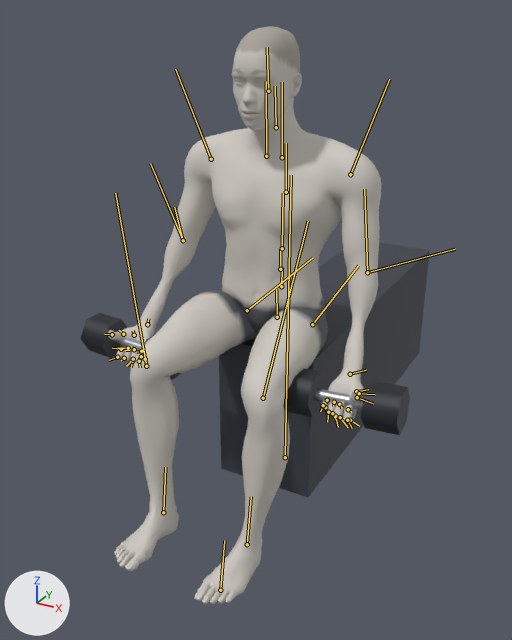
Two versions of the glTF model exports/seated-dumbbell-curl.glb, one commit apart.
One viewpoint serves both versions: a 50 mm lens placed at (0.9, -1.85, 1.42), pointed at (-0.11, -0.01, 0.5). Arrows for +X, +Y and +Z are at lower left; the lights stay in place. The first picture is the older version. Both versions are drawn at frame 92 of the action 'seated-dumbbell-curl'; the numbers are the values there. The bones that change, and the others that lie on the model, are drawn over the model as lines.
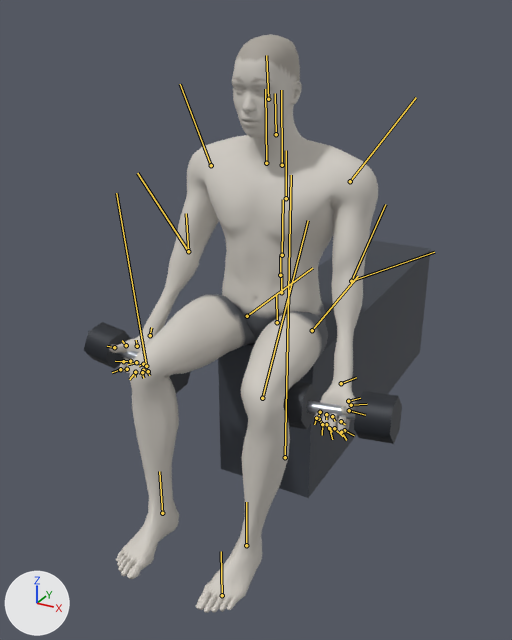
ob_dbl_right is not drawn itself; it is the parent of ob_mesh_1, ob_mesh_2, ob_mesh_3.
ob_dbr_right is not drawn itself; it is the parent of ob_mesh_4, ob_mesh_5, ob_mesh_6.
ob_props is not drawn itself; it is the parent of ob_bench.

The change in detail:
Bone 'pelvis' (bone_pelvis) moves from (0.072, -0.419, 0.0) to (0.073, -0.439, 0.0).
Bone 'upperarm_l' (bone_upperarm_l) turns from (-23, -25, 6) to (-33, -3, 18) degrees about its own x, y and z.
Bone 'lowerarm_l' (bone_lowerarm_l) turns from (8, 2, -24) to (5, 8, -32) degrees about its own x, y and z.
Bone 'hand_l' (bone_hand_l) turns from (-154, 67, -46) to (-105, 65, -17) degrees about its own x, y and z.
Bone 'lowerarm_twist_l' (bone_lowerarm_twist_l) turns from (-118, 74, -20) to (-72, 63, 13) degrees about its own x, y and z.
Bone 'upperarm_r' (bone_upperarm_r) turns from (23, 25, 6) to (33, 3, 18) degrees about its own x, y and z.
Bone 'lowerarm_r' (bone_lowerarm_r) turns from (-8, -2, -24) to (-5, -8, -32) degrees about its own x, y and z.
Bone 'hand_r' (bone_hand_r) turns from (154, -67, -46) to (105, -65, -17) degrees about its own x, y and z.
Bone 'lowerarm_twist_r' (bone_lowerarm_twist_r) turns from (118, -74, -20) to (72, -63, 13) degrees about its own x, y and z.
Bone 'thigh_l' (bone_thigh_l) turns from (3, 3, 88) to (3, 5, 91) degrees about its own x, y and z.
Bone 'calf_l' (bone_calf_l) turns from (-9, 5, -80) to (-6, 5, -83) degrees about its own x, y and z.
Bone 'foot_l' (bone_foot_l) turns from (11, -12, 4) to (12, -10, -5) degrees about its own x, y and z.
Bone 'thigh_r' (bone_thigh_r) turns from (-3, -3, 88) to (-3, -5, 91) degrees about its own x, y and z.
Bone 'calf_r' (bone_calf_r) turns from (9, -5, -80) to (6, -5, -83) degrees about its own x, y and z.
Bone 'foot_r' (bone_foot_r) turns from (-11, 12, 4) to (-12, 10, -5) degrees about its own x, y and z.

Pixel boxes (x1, y1, x2, y2) of what changed, in the pictures (512 x 640 px):
'Mesh_0', posed
    before: (107, 26, 381, 604)
    after: (109, 34, 378, 613)
'bench', posed
    before: (219, 243, 430, 497)
    after: (218, 240, 431, 498)
'Mesh_2', posed
    before: (361, 381, 410, 435)
    after: (354, 391, 402, 444)
'Mesh_5', posed
    before: (80, 313, 127, 358)
    after: (84, 322, 131, 369)
'Mesh_3', posed
    before: (284, 369, 325, 417)
    after: (283, 382, 317, 429)
'Mesh_6', posed (mostly hidden before)
    before: (145, 335, 181, 380)
    after: (169, 371, 191, 393)
bone 'pelvis', root to tip
    before: (277, 317) to (276, 289)
    after: (277, 322) to (276, 295)
bone 'upperarm_l', root to tip
    before: (350, 174) to (389, 79)
    after: (350, 181) to (416, 97)
bone 'lowerarm_l', root to tip
    before: (367, 272) to (364, 189)
    after: (351, 281) to (385, 204)
bone 'hand_l', root to tip
    before: (350, 374) to (366, 370)
    after: (341, 383) to (356, 377)
bone 'lowerarm_twist_l', root to tip
    before: (367, 272) to (455, 249)
    after: (351, 281) to (434, 252)
bone 'upperarm_r', root to tip
    before: (211, 159) to (175, 69)
    after: (211, 165) to (180, 84)
bone 'lowerarm_r', root to tip
    before: (183, 240) to (150, 163)
    after: (188, 251) to (137, 173)
bone 'hand_r', root to tip
    before: (147, 324) to (148, 318)
    after: (150, 335) to (151, 327)
bone 'lowerarm_twist_r', root to tip
    before: (183, 240) to (174, 207)
    after: (188, 251) to (186, 213)
bone 'thigh_l', root to tip
    before: (312, 324) to (358, 265)
    after: (312, 330) to (358, 276)
bone 'calf_l', root to tip
    before: (263, 398) to (308, 221)
    after: (262, 398) to (308, 220)
bone 'foot_l', root to tip
    before: (247, 544) to (251, 496)
    after: (246, 545) to (246, 502)
bone 'thigh_r', root to tip
    before: (247, 310) to (313, 257)
    after: (247, 316) to (312, 268)
bone 'calf_r', root to tip
    before: (146, 366) to (115, 193)
    after: (146, 366) to (116, 193)
bone 'foot_r', root to tip
    before: (163, 512) to (165, 467)
    after: (162, 513) to (159, 471)
